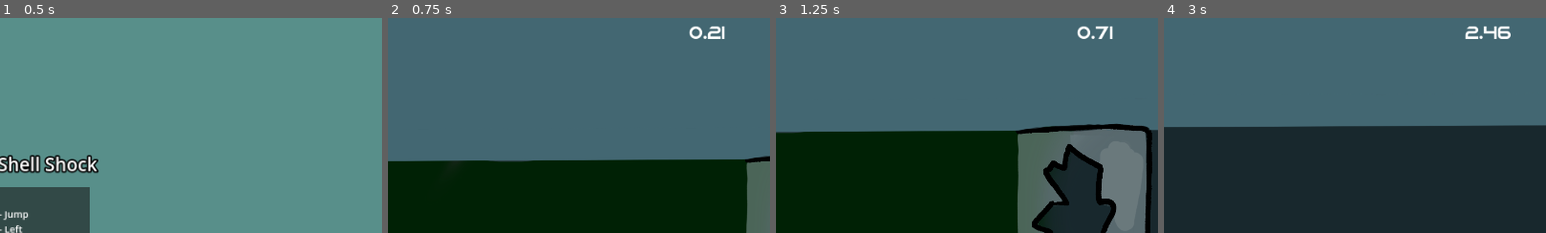
Above: before the commit, frames 1-4 (left to right).
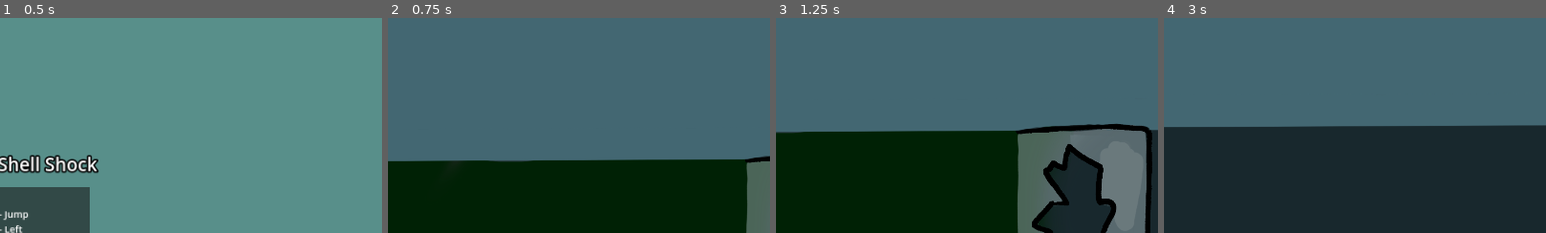
Above: after the commit, the same moments.

Repository: isterkvarn/operation_shell_shock
Game: Godot game, scene res://menus/main_menu/main_menu.tscn
Same seed, same stepped clock (60 frames per second), same inputs: the game is played once before the commit and once after it.
Inputs:
- Up to frame 1 (0.5 s): no input
- Up to frame 2 (0.75 s): tap X (start) at 0.5 s; hold D (ss_right) from 0.53 s (still down); tap Y (highscores) at 0.6 s
- Up to frame 3 (1.25 s): keep holding D (ss_right); tap W (ss_jump) at 0.77 s
- Up to frame 4 (3 s): tap X (start) at 1.35 s; tap W (ss_jump) at 1.52 s; release D (ss_right) at 2.03 s; hold A (ss_left) 2.03-2.78 s; hold J (switch_state) 2.03-2.78 s; hold D (ss_right) from 2.78 s (still down); tap Y (highscores) at 2.85 s
The pictures show only the part of the screen within x 50-100%, y 0-50%; the shares and areas given below are measured in that part.

Frame 1 is identical in both runs. In frame 2, 0.4% of the frame differs, in the area x 78-89%, y 3-10%; in frame 3, 0.3%; in frame 4, 0.5%, in the area x 78-91%, y 3-10%.
Error after the commit: Invalid assignment of property or key 'text' with value of type 'String' on a base object of type 'null instance'. (res://player/player.gd:71)

Commit message:
fix: create CanvasLayer for UI

Diff:
--- a/player/player.tscn
+++ b/player/player.tscn
@@ -114,15 +114,6 @@
 script = ExtResource("13_qlm8e")
 wiggle_room = 400.0
 
-[node name="ScoreIndicator" type="RichTextLabel" parent="Camera2D"]
-offset_left = 945.0
-offset_top = -666.0
-offset_right = 1446.0
-offset_bottom = -563.0
-theme_override_fonts/normal_font = ExtResource("14_cnmfu")
-theme_override_font_sizes/normal_font_size = 64
-text = "000.00"
-
 [node name="RoofRayCast1" type="RayCast2D" parent="."]
 position = Vector2(37, -78)
 scale = Vector2(1, 0.5)
@@ -148,3 +139,14 @@
 rotation = -1.5708
 scale = Vector2(0.25, 0.25)
 target_position = Vector2(0, -150)
+
+[node name="CanvasLayer" type="CanvasLayer" parent="."]
+
+[node name="ScoreIndicator" type="RichTextLabel" parent="CanvasLayer"]
+offset_left = 945.0
+offset_top = -666.0
+offset_right = 1446.0
+offset_bottom = -563.0
+theme_override_fonts/normal_font = ExtResource("14_cnmfu")
+theme_override_font_sizes/normal_font_size = 64
+text = "000.00"
